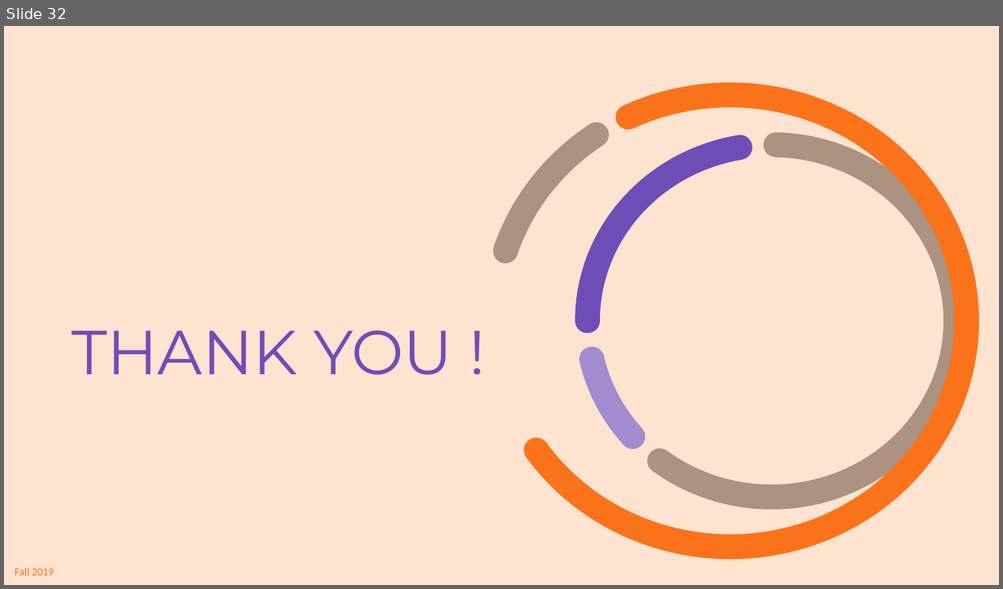
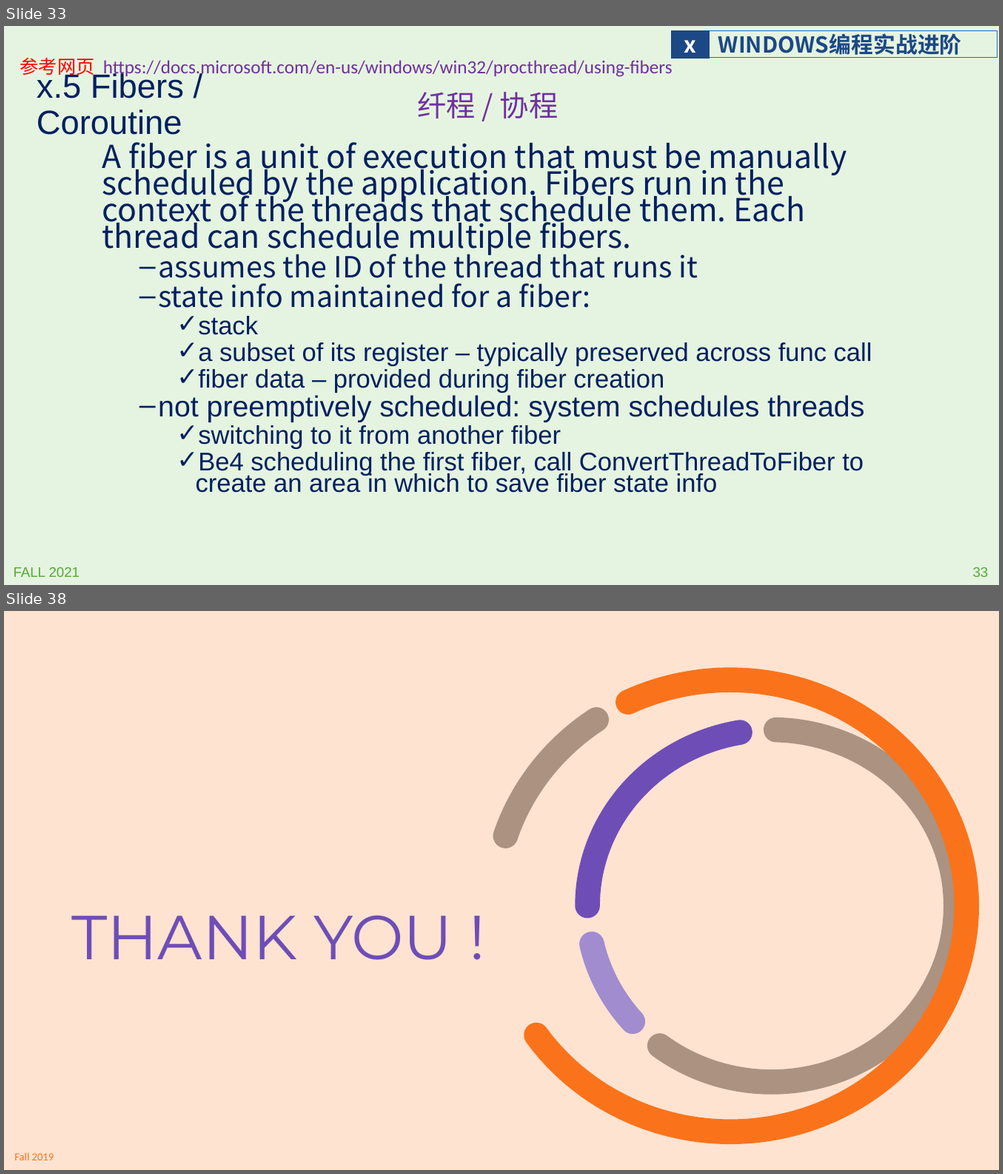
Before and after one commit to principleWindows/win-principle-2021, a slide deck: slides/instruction/principleWindows_extra.pptx. Shown one above the other, each under a label of ours: slide 32 before the commit, slides 33 and 38 after it; the slides between them are not shown. The pictures are 1003x589 and 1003x1174 pixels, drawn with LibreOffice and Linux fonts; fonts in the diff are those of the drawing; background and template pictures are left out. Boxes give left, top, right and bottom in pixels: in the first picture for what was removed or moved away, otherwise in the second. Text is boxed around its words. In the diff, an @@ line names an element or a change of style, - is before the commit and + after.

Commit message:
fiber and coroutine

```diff
--- a/slides/instruction/principleWindows_extra.pptx
+++ b/slides/instruction/principleWindows_extra.pptx
@@ slide 33 added at (4, 26, 999, 585), background #E5F4E0 @@
@@ rectangle added at (671, 30, 710, 59), fill #1C4885, 21.3 pt, text #FFFFFF, bold @@
+x
@@ rectangle added at (709, 31, 997, 58), outline #0F6FC6 0.75 pt, 21.3 pt, text #1C4885, bold @@
+WINDOWS编程实战进阶
@@ text added at (20, 57, 672, 79), 18 pt, text #7030A0 @@
+参考网页 https://docs.microsoft.com/en-us/windows/win32/procthread/using-fibers
@@ title added at (37, 71, 184, 135), 32.4 pt, text #002060 @@
+x.5 Fibers / Coroutine
@@ text added at (418, 92, 558, 118), 28 pt, text #7030A0 @@
+纤程 / 协程
@@ text added at (102, 142, 872, 493), 24.6 pt, text #002060 @@
+A fiber is a unit of execution that must be manually scheduled by the application. Fibers run in the context of the threads that schedule them. Each thread can schedule multiple fibers.
+  – assumes the ID of the thread that runs it
+  – state info maintained for a fiber:
+    ✓ stack
+    ✓ a subset of its register – typically preserved across func call
+    ✓ fiber data – provided during fiber creation
+  – not preemptively scheduled: system schedules threads
+    ✓ switching to it from another fiber
+    ✓ Be4 scheduling the first fiber, call ConvertThreadToFiber to create an area in which to save fiber state info
@@ text added at (14, 568, 80, 577), 13.3 pt, text #55A839 @@
+FALL 2021
@@ page number added at (973, 568, 988, 577), 13.3 pt, text #55A839 @@
+33
@@ what was slide 32 is now slide 38 @@
```
Also in this commit, not shown: 29 slides changed, 5 other slides added, 4 other files.
